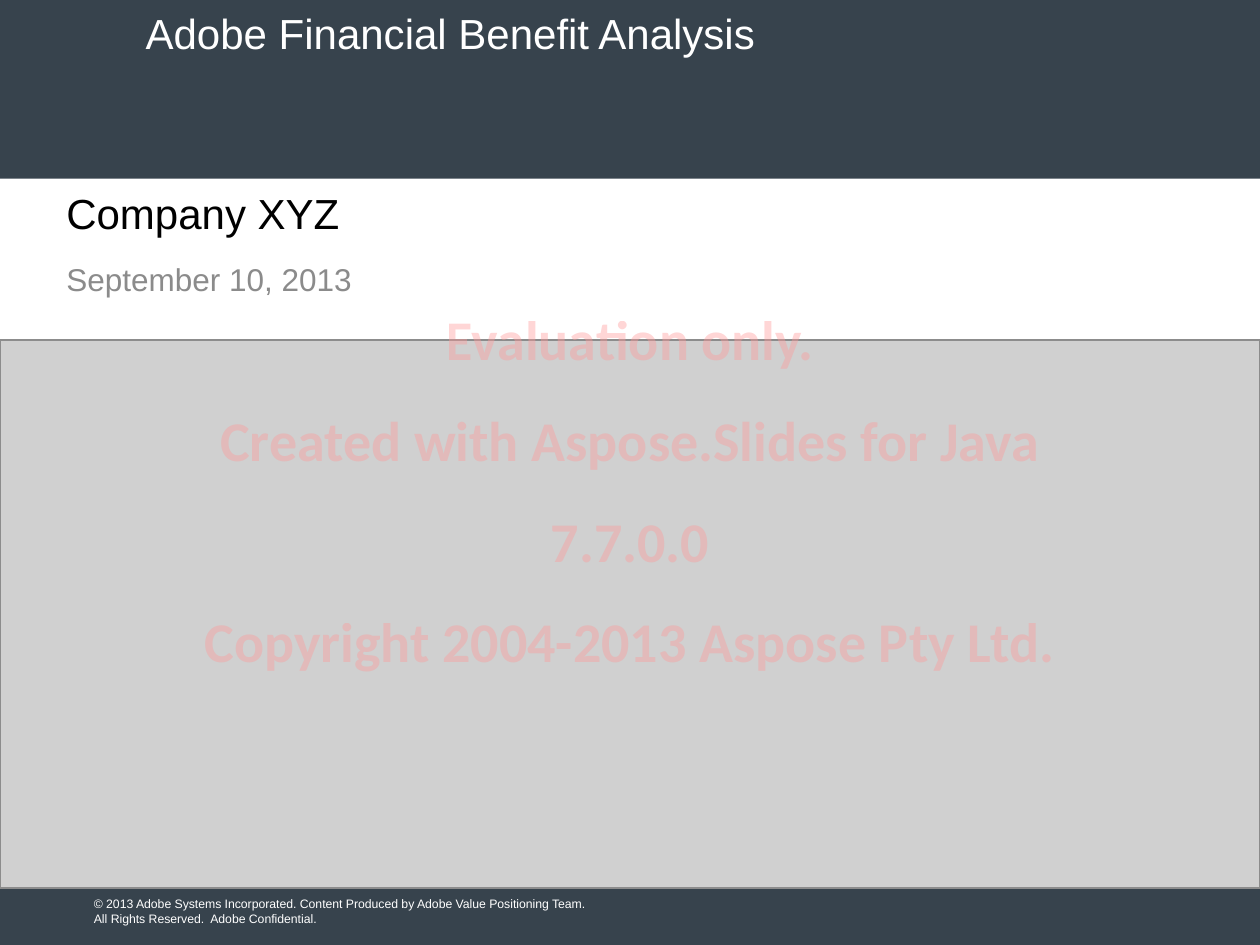
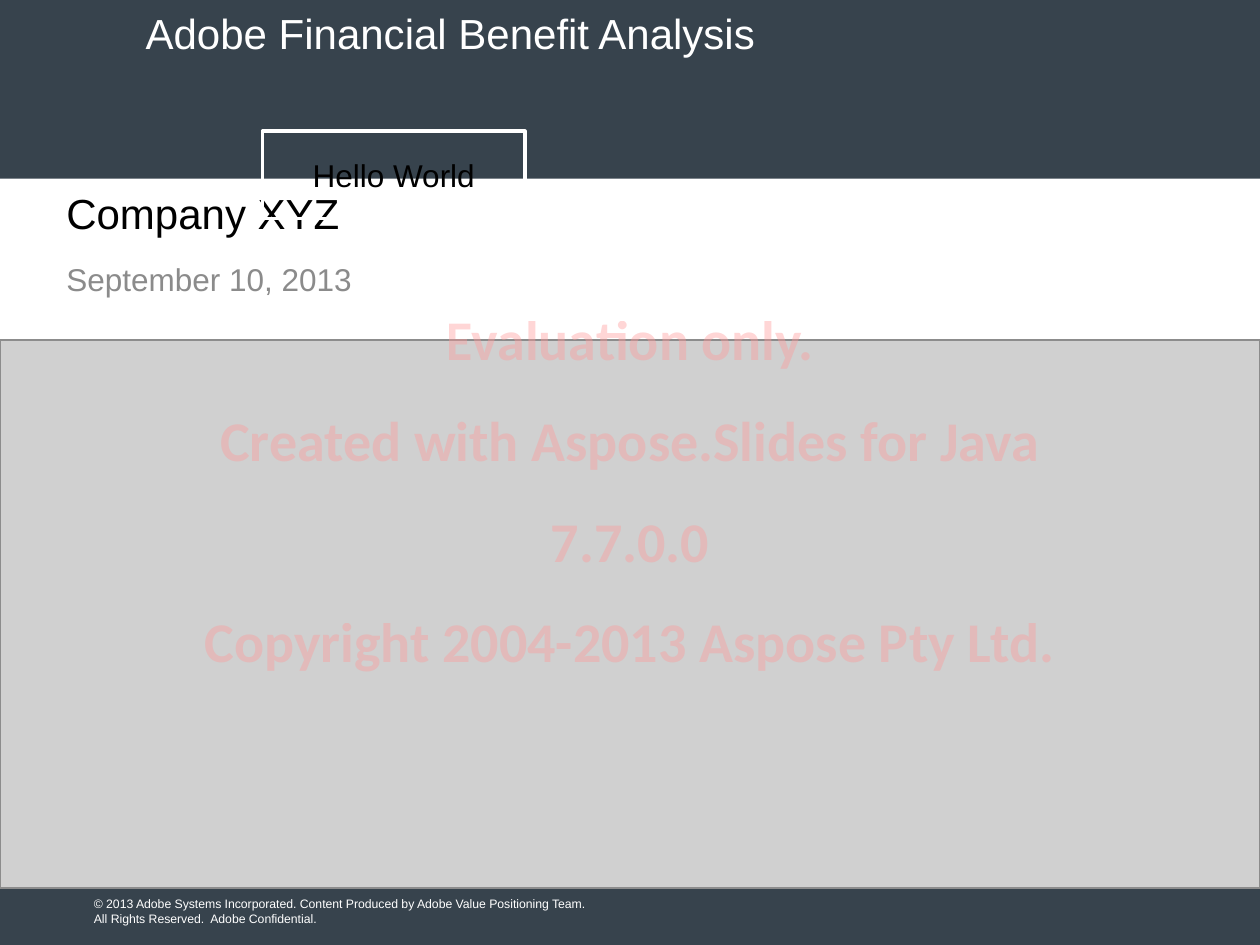
Before and after one commit to kamilr/Sample-Aspose, a slide deck: slide 1 of Resources/toStream2.pptx. Drawn at 1260x945 pixels with LibreOffice and Linux fonts; fonts in the diff are those of the drawing; grey boxes stand for pictures; background and template pictures are left out. Boxes give left, top, right and bottom in pixels: in the first picture for what was removed or moved away, otherwise in the second. Text is boxed around its words. In the diff, an @@ line names an element or a change of style, - is before the commit and + after.

```diff
--- a/Resources/toStream2.pptx
+++ b/Resources/toStream2.pptx
@@ rectangle added at (262,131,524,218), outline #FFFFFF 2 pt, 18 pt, text #000000 @@
+Hello World
```
Also in this commit, not shown: 1 other slide changed, 7 other files.
